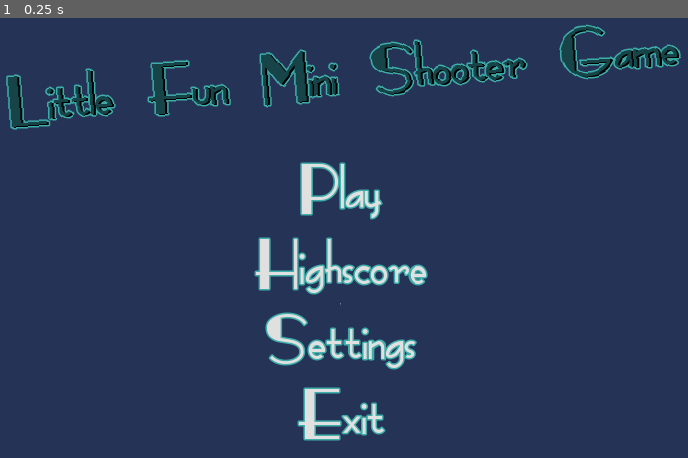
Above: before the commit, frame 1.
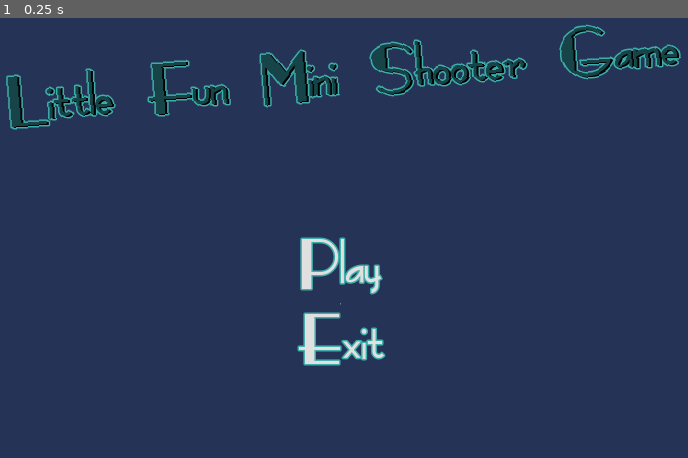
Above: after the commit, the same moment.

Repository: Coding-4Fun/Just4Fun_Mini_Shootergame
Game: Godot game, scene res://UI/MainMenuUI.tscn
The game is run twice, just before and just after one commit, with the same random seed, the same clock (stepped at 60 frames per second) and the same inputs.
Inputs:
- Up to frame 1 (0.25 s): no input

The runs differ from the first frame. In frame 1, 4.1% of the frame differs, in the area x 36-63%, y 32-97%.

Commit message:
Chg: Button Setting und Highscore ausgeblendet

Diff:
--- a/UI/MainMenuUI.tscn
+++ b/UI/MainMenuUI.tscn
@@ -68,13 +68,13 @@
 margin_bottom = 310.0
 
 [node name="vBoxContainer" type="VBoxContainer" parent="centerContainer"]
-margin_left = 626.0
-margin_top = 12.0
-margin_right = 973.0
-margin_bottom = 605.0
+margin_left = 707.0
+margin_top = 160.0
+margin_right = 893.0
+margin_bottom = 457.0
 
 [node name="buttPlay" type="Button" parent="centerContainer/vBoxContainer"]
-margin_right = 347.0
+margin_right = 186.0
 margin_bottom = 149.0
 custom_colors/font_color_disabled = Color( 0.0862745, 0.266667, 0.286275, 1 )
 custom_fonts/font = ExtResource( 1 )
@@ -83,6 +83,7 @@
 text = "Play"
 
 [node name="buttHightScore" type="Button" parent="centerContainer/vBoxContainer"]
+visible = false
 margin_top = 153.0
 margin_right = 347.0
 margin_bottom = 297.0
@@ -92,9 +93,10 @@
 text = "Highscore"
 
 [node name="buttSettings" type="Button" parent="centerContainer/vBoxContainer"]
-margin_top = 301.0
-margin_right = 347.0
-margin_bottom = 445.0
+visible = false
+margin_top = 153.0
+margin_right = 303.0
+margin_bottom = 297.0
 custom_fonts/font = ExtResource( 1 )
 custom_styles/hover = SubResource( 5 )
 custom_styles/disabled = SubResource( 6 )
@@ -102,9 +104,9 @@
 text = "Settings"
 
 [node name="buttExit" type="Button" parent="centerContainer/vBoxContainer"]
-margin_top = 449.0
-margin_right = 347.0
-margin_bottom = 593.0
+margin_top = 153.0
+margin_right = 186.0
+margin_bottom = 297.0
 custom_fonts/font = ExtResource( 1 )
 custom_styles/hover = SubResource( 8 )
 custom_styles/normal = SubResource( 9 )
